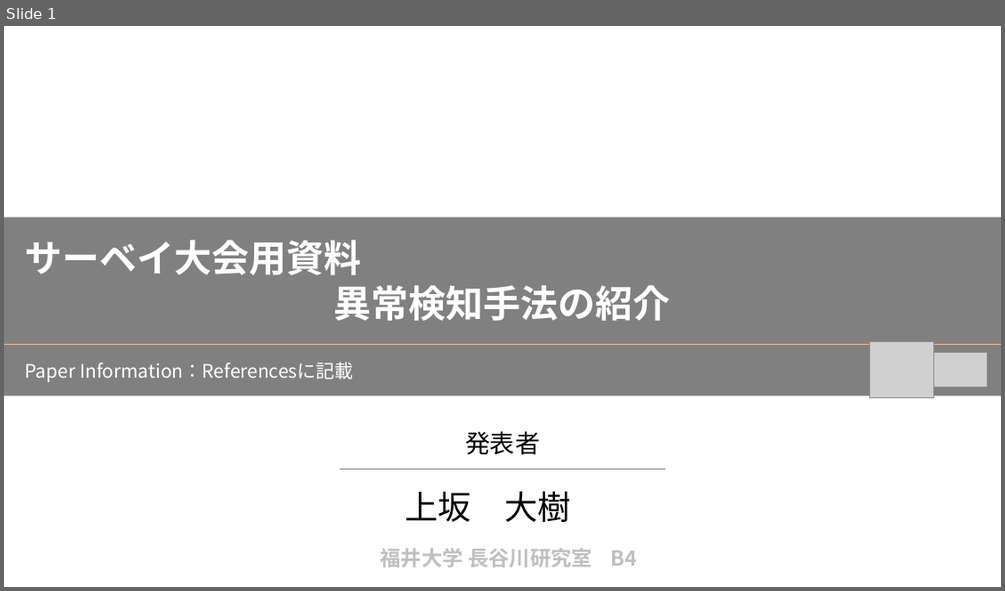
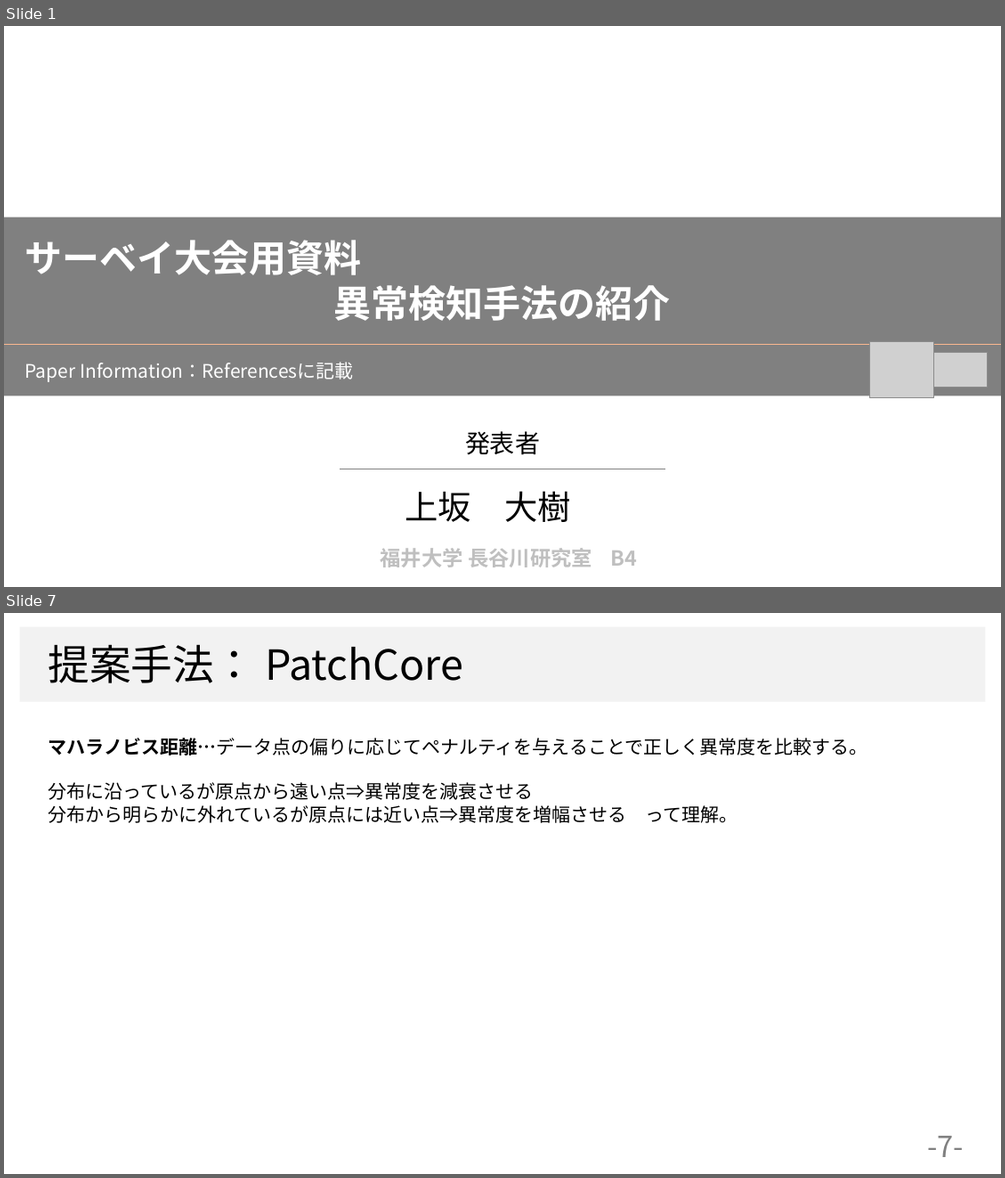
Before and after one commit to dhia-github/haselab-all, a slide deck: 発表資料/サーベイ大会資料.pptx. Shown one above the other, each under a label of ours: slide 1 before the commit, slides 1 and 7 after it; the slides between them are not shown. The pictures are 1005x591 and 1005x1178 pixels, drawn with LibreOffice and Linux fonts; fonts in the diff are those of the drawing; grey boxes stand for pictures; background and template pictures are left out. Boxes give left, top, right and bottom in pixels: in the first picture for what was removed or moved away, otherwise in the second. Text is boxed around its words. In the diff, an @@ line names an element or a change of style, - is before the commit and + after.

```diff
--- a/発表資料/サーベイ大会資料.pptx
+++ b/発表資料/サーベイ大会資料.pptx
@@ slide 7 added at (x1=4, y1=613, x2=1001, y2=1174), background #FFFFFF @@
@@ rectangle added at (x1=20, y1=627, x2=986, y2=702), fill #F2F2F2 @@
@@ text added at (x1=48, y1=644, x2=463, y2=683), 40 pt, text #000000 @@
+提案手法： PatchCore
@@ text added at (x1=48, y1=738, x2=867, y2=823), 18 pt, text #000000 @@
+マハラノビス距離…データ点の偏りに応じてペナルティを与えることで正しく異常度を比較する。
+分布に沿っているが原点から遠い点⇒異常度を減衰させる
+分布から明らかに外れているが原点には近い点⇒異常度を増幅させる って理解。
@@ page number added at (x1=928, y1=1135, x2=964, y2=1157), 28 pt, text #808080 @@
+-7-
```
Also in this commit, not shown: 3 slides changed, 13 other slides added, 4 slides removed.
